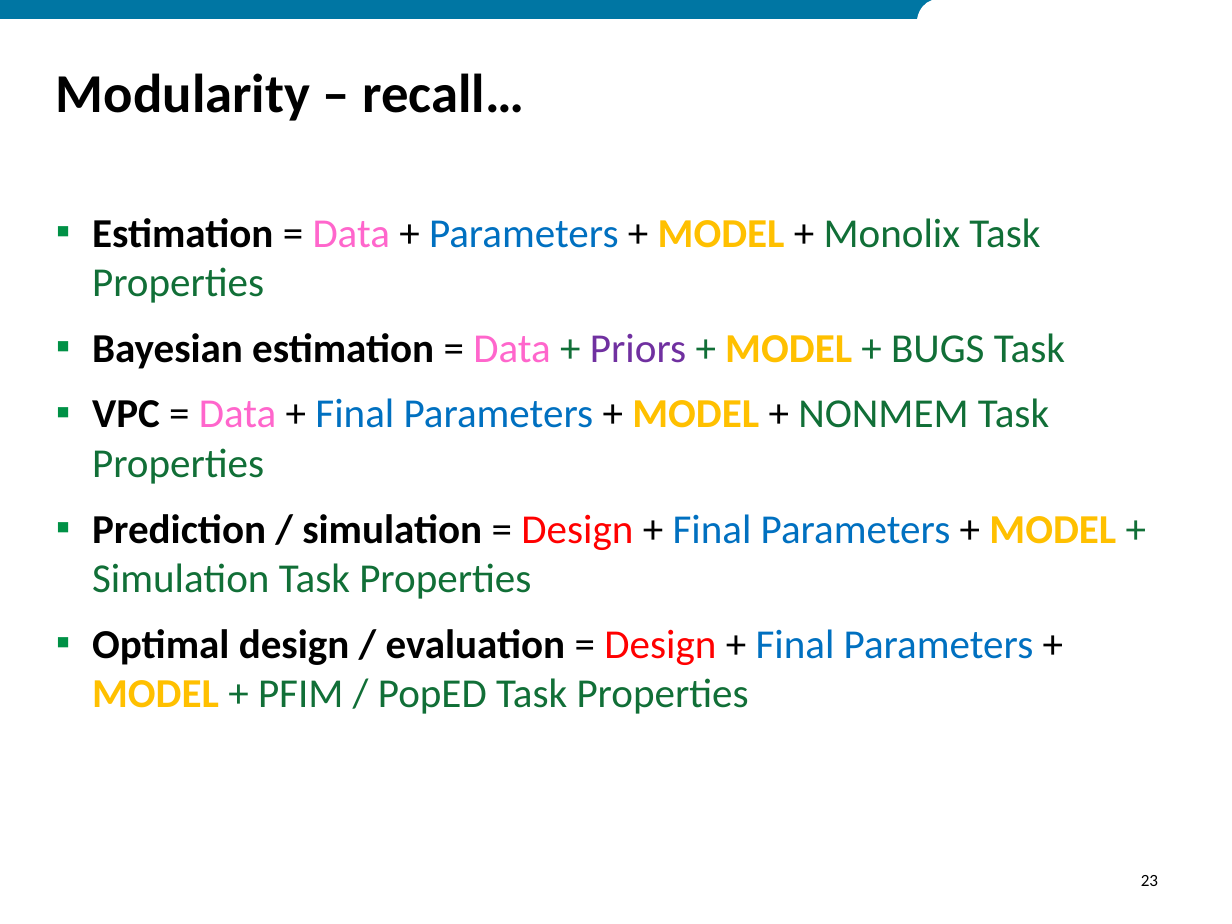
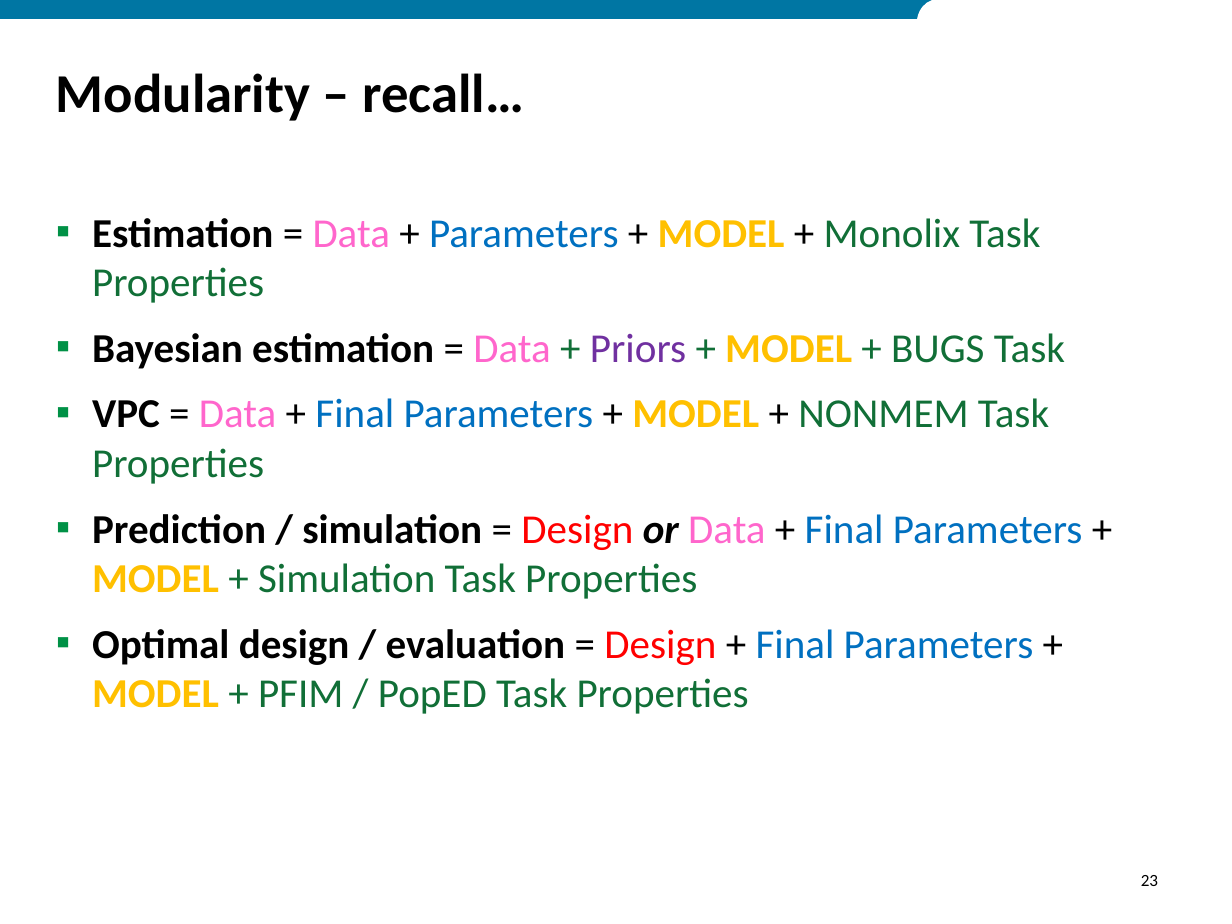
Before and after one commit to ModelDefinitionLanguage/MDLExamples, a slide deck: slide 23 of MDL_Tutorial_2018.pptx. Drawn at 1232x924 pixels with LibreOffice and Linux fonts; fonts in the diff are those of the drawing; background and template pictures are left out. Boxes give left, top, right and bottom in pixels: in the first picture for what was removed or moved away, otherwise in the second. Text is boxed around its words. In the diff, an @@ line names an element or a change of style, - is before the commit and + after.

Commit message:
Minor change to "modular" concept slide

```diff
--- a/MDL_Tutorial_2018.pptx
+++ b/MDL_Tutorial_2018.pptx
@@ text at box(92, 514, 1083, 599): text changed; text colour #116F37 to #000000 @@
-▪ Prediction / simulation = Design + Final Parameters + MODEL + Simulation Task Properties
+▪ Prediction / simulation = Design or Data + Final Parameters + MODEL + Simulation Task Properties
```
Also in this commit, not shown: 3 other slides changed, 1 slide added.
